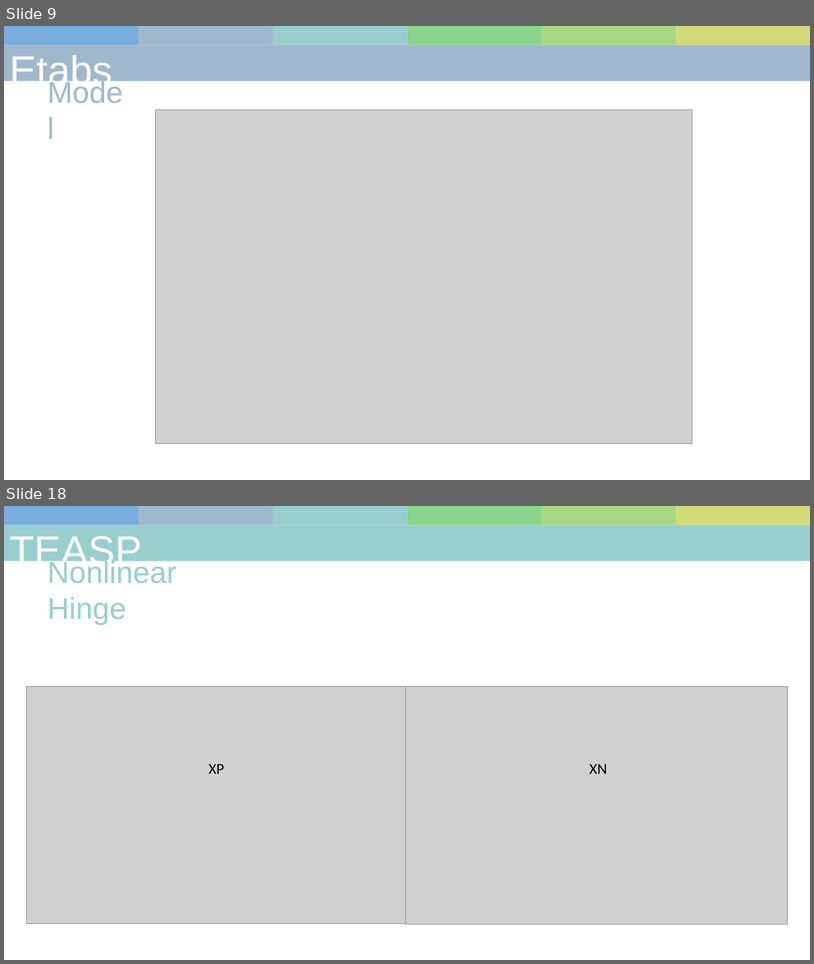
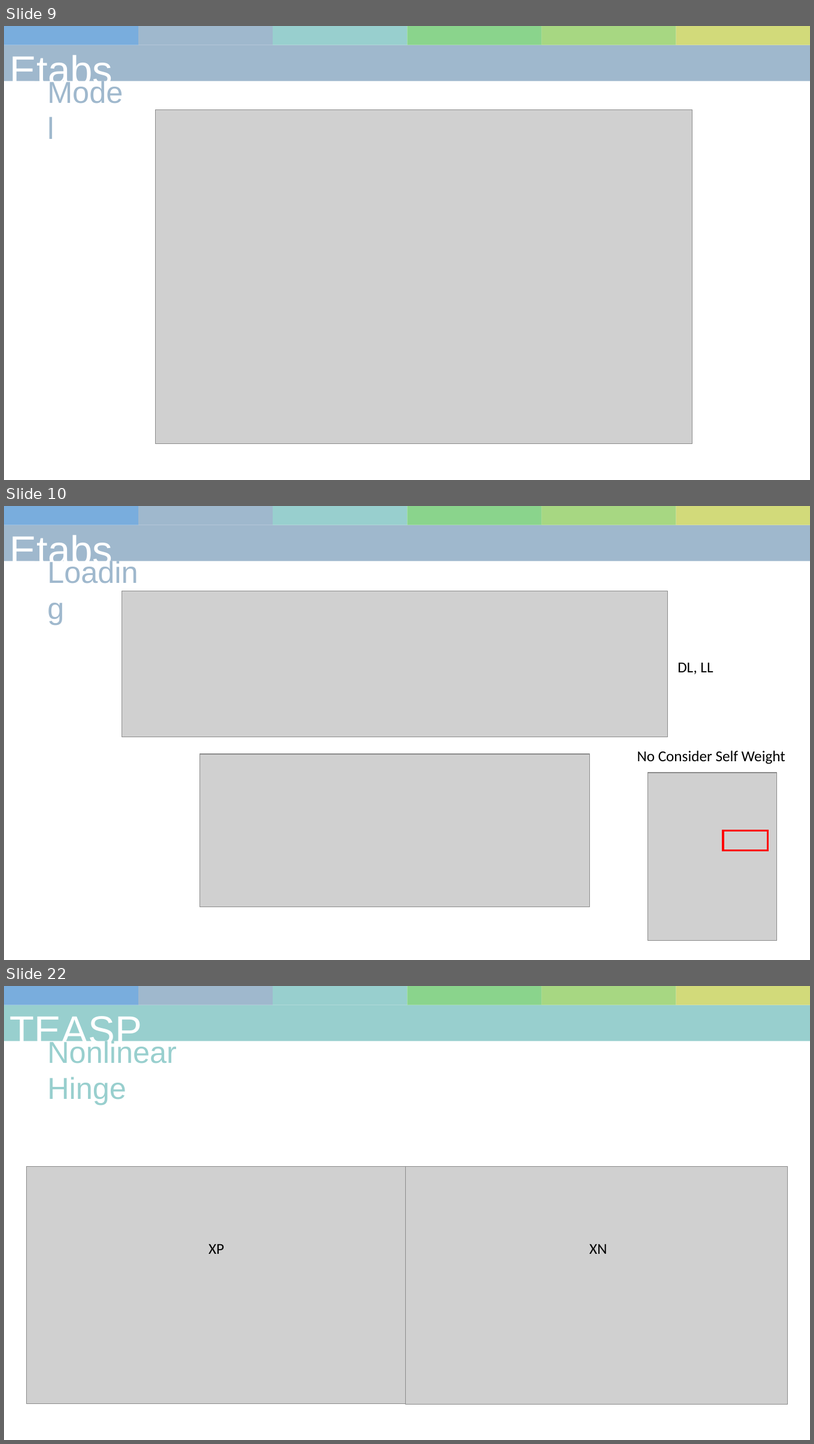
Before and after one commit to skyran1278/matlab, a slide deck: 10-pa/project/20190102.pptx. Shown one above the other, each under a label of ours: slides 9 and 18 before the commit, slides 9, 10 and 22 after it; the slides between them are not shown. The pictures are 814x964 and 814x1444 pixels, drawn with LibreOffice and Linux fonts; fonts in the diff are those of the drawing; grey boxes stand for pictures. Boxes give left, top, right and bottom in pixels: in the first picture for what was removed or moved away, otherwise in the second. Text is boxed around its words. In the diff, an @@ line names an element or a change of style, - is before the commit and + after.

```diff
--- a/10-pa/project/20190102.pptx
+++ b/10-pa/project/20190102.pptx
@@ slide 10 added at <box>4,506,810,960</box>, background #FFFFFF @@
@@ rectangle added at <box>4,506,138,525</box>, fill #79ADDD @@
@@ rectangle added at <box>138,506,273,525</box>, fill #9FB8CD @@
@@ rectangle added at <box>273,506,408,525</box>, fill #98CFCE @@
@@ rectangle added at <box>408,506,542,525</box>, fill #8AD48C @@
@@ rectangle added at <box>542,506,676,525</box>, fill #A7D782 @@
@@ rectangle added at <box>677,506,810,525</box>, fill #D2DA7A @@
@@ rectangle added at <box>4,525,810,561</box>, fill #9FB8CD @@
@@ text added at <box>10,535,120,621</box>, 48 pt, text #FFFFFF @@
+Etabs model
@@ text added at <box>42,550,151,592</box>, 36 pt, text #9FB8CD @@
+Loading
@@ picture added at <box>122,591,668,736</box> @@
@@ text added at <box>678,662,713,674</box>, 18 pt, text #000000 @@
+DL, LL
@@ picture added at <box>200,754,590,907</box> @@
@@ text added at <box>638,750,786,764</box>, 18 pt, text #000000 @@
+No Consider Self Weight
@@ picture added at <box>648,772,777,940</box> @@
@@ rectangle added at <box>723,830,768,850</box>, outline #FF0000 2.25 pt @@
@@ what was slide 18 is now slide 22 @@
```
Also in this commit, not shown: 11 slides changed, 4 other slides added, 2 slides removed, 5 other files.
